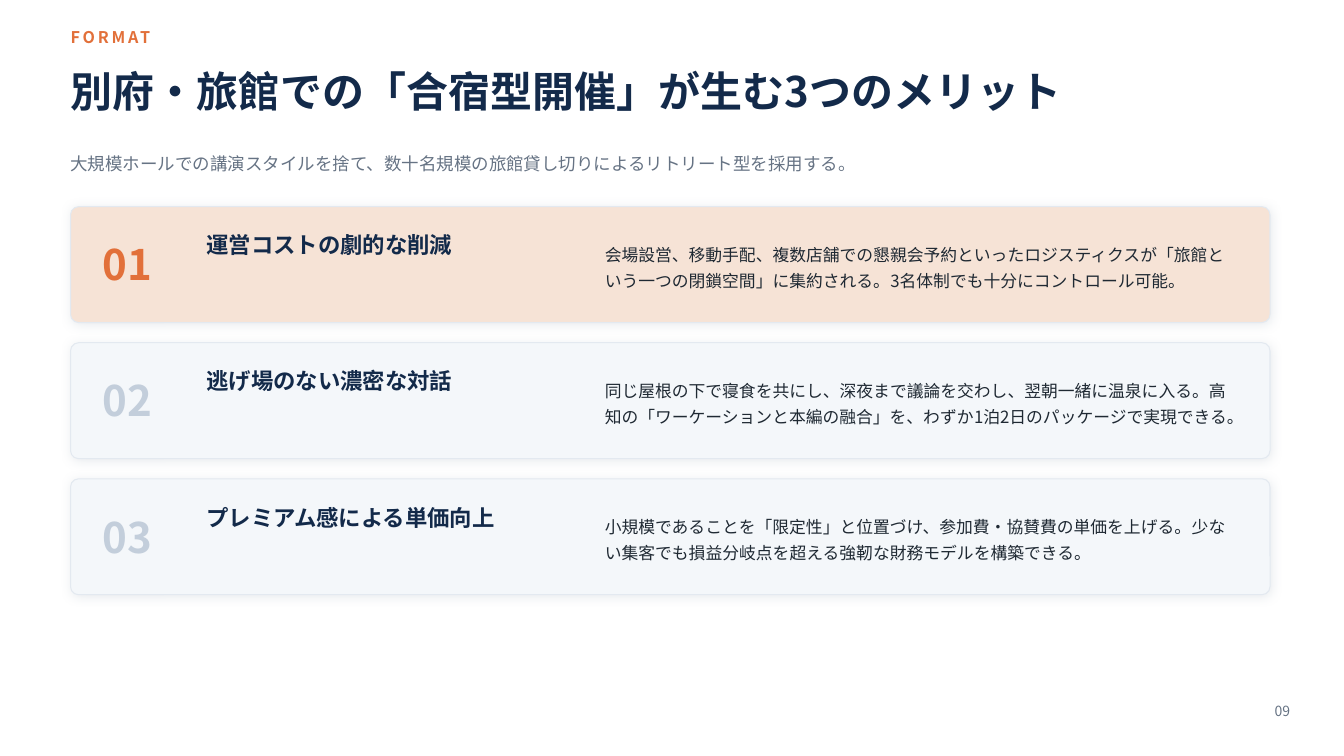
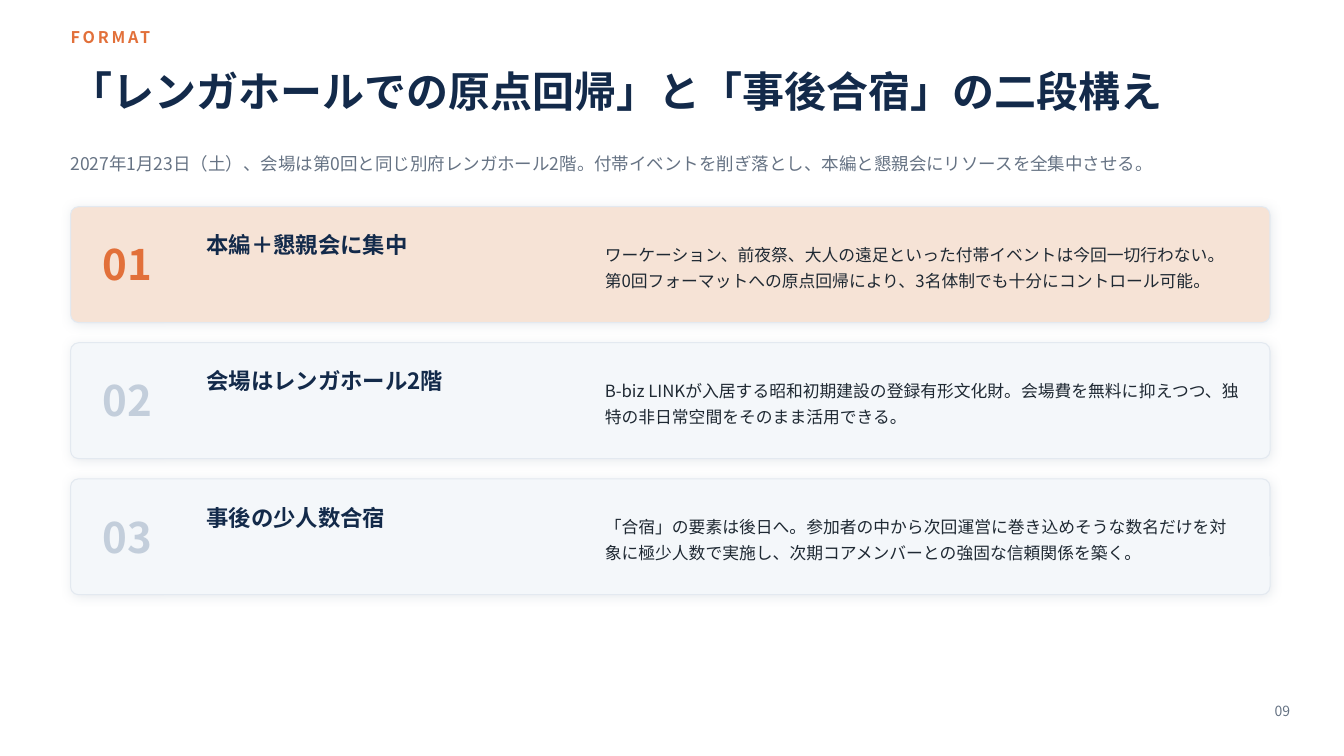
Before and after one commit to RyoWakabayashi/cls-beppu, a slide deck: slide 9 of docs/meetings/20260816/CLS別府第2回企画立案.pptx. Drawn at 1344x756 pixels with LibreOffice and Linux fonts; fonts in the diff are those of the drawing. Boxes give left, top, right and bottom in pixels: in the first picture for what was removed or moved away, otherwise in the second. Text is boxed around its words. In the diff, an @@ line names an element or a change of style, - is before the commit and + after.

```diff
--- a/docs/meetings/20260816/CLS別府第2回企画立案.pptx
+++ b/docs/meetings/20260816/CLS別府第2回企画立案.pptx
@@ text at (71, 71, 1163, 111): text changed @@
-別府・旅館での「合宿型開催」が生む3つのメリット
+「レンガホールでの原点回帰」と「事後合宿」の二段構え
@@ text at (71, 155, 1153, 172): text changed @@
-大規模ホールでの講演スタイルを捨て、数十名規模の旅館貸し切りによるリトリート型を採用する。
+2027年1月23日（土）、会場は第0回と同じ別府レンガホール2階。付帯イベントを削ぎ落とし、本編と懇親会にリソースを全集中させる。
@@ text at (207, 234, 408, 255): text changed @@
-運営コストの劇的な削減
+本編＋懇親会に集中
@@ text at (605, 247, 1225, 289): text changed @@
-会場設営、移動手配、複数店舗での懇親会予約といったロジスティクスが「旅館という一つの閉鎖空間」に集約される。3名体制でも十分にコントロール可能。
+ワーケーション、前夜祭、大人の遠足といった付帯イベントは今回一切行わない。第0回フォーマットへの原点回帰により、3名体制でも十分にコントロール可能。
@@ text at (207, 370, 444, 391): text changed @@
-逃げ場のない濃密な対話
+会場はレンガホール2階
@@ text at (605, 383, 1238, 425): text changed @@
-同じ屋根の下で寝食を共にし、深夜まで議論を交わし、翌朝一緒に温泉に入る。高知の「ワーケーションと本編の融合」を、わずか1泊2日のパッケージで実現できる。
+B-biz LINKが入居する昭和初期建設の登録有形文化財。会場費を無料に抑えつつ、独特の非日常空間をそのまま活用できる。
@@ text at (207, 507, 386, 528): text changed @@
-プレミアム感による単価向上
+事後の少人数合宿
@@ text at (605, 519, 1227, 561): text changed @@
-小規模であることを「限定性」と位置づけ、参加費・協賛費の単価を上げる。少ない集客でも損益分岐点を超える強靭な財務モデルを構築できる。
+「合宿」の要素は後日へ。参加者の中から次回運営に巻き込めそうな数名だけを対象に極少人数で実施し、次期コアメンバーとの強固な信頼関係を築く。
```
Also in this commit, not shown: 11 other slides changed, 2 other files.
